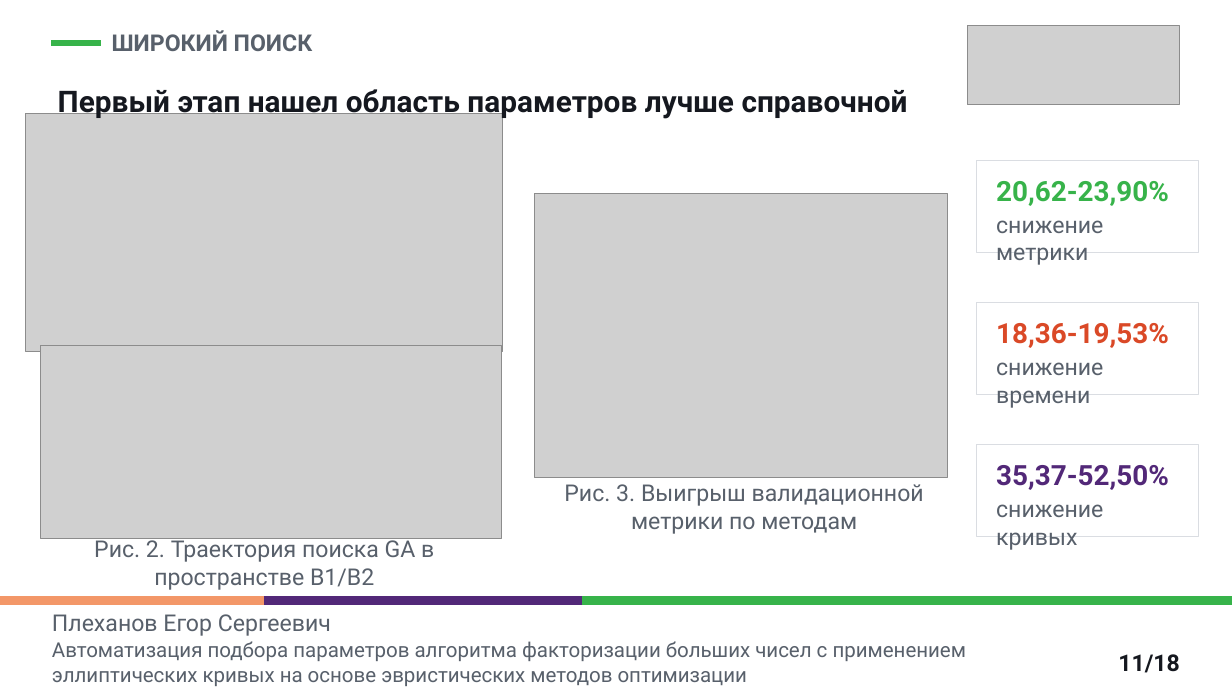
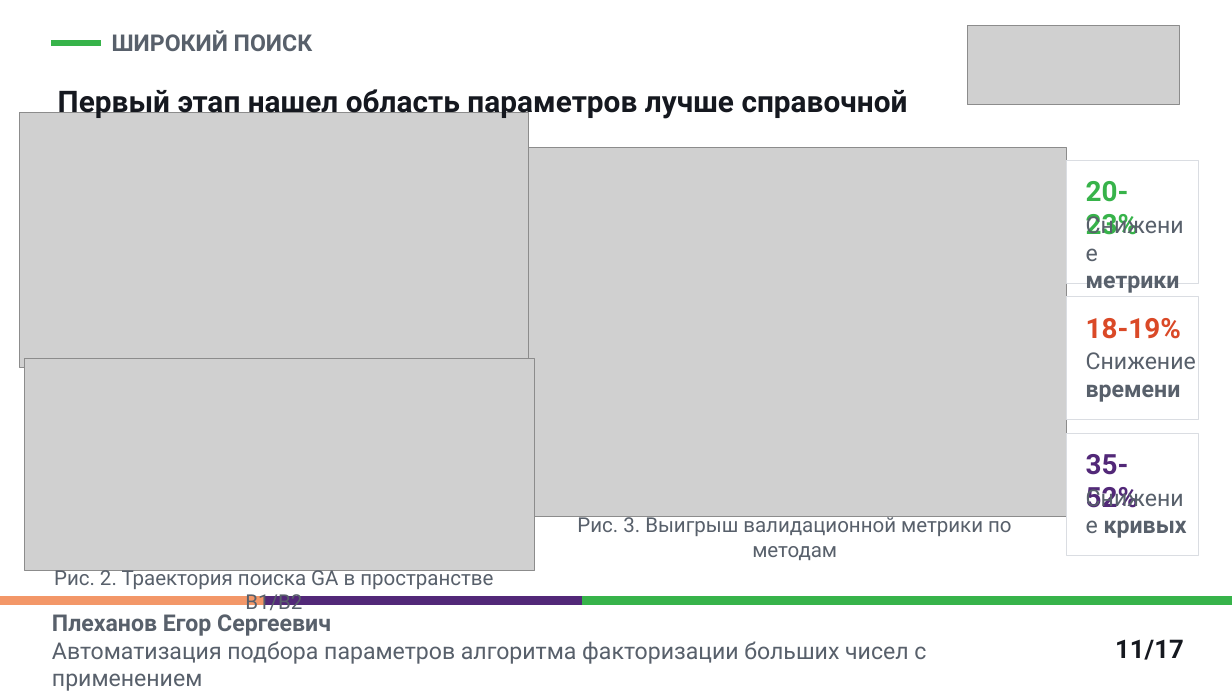
Before and after one commit to EgorPlehanov/ecm-evolutionary-optimization, a slide deck: slide 11 of REPORTS/06_thesis_defense_presentation/Plekhanov_thesis_defense_ECM_parameter_optimization_polytech.pptx. Drawn at 1232x693 pixels with LibreOffice and Linux fonts; fonts in the diff are those of the drawing; grey boxes stand for pictures. Boxes give left, top, right and bottom in pixels: in the first picture for what was removed or moved away, otherwise in the second. Text is boxed around its words. In the diff, an @@ line names an element or a change of style, - is before the commit and + after.

```diff
--- a/REPORTS/06_thesis_defense_presentation/Plekhanov_thesis_defense_ECM_parameter_optimization_polytech.pptx
+++ b/REPORTS/06_thesis_defense_presentation/Plekhanov_thesis_defense_ECM_parameter_optimization_polytech.pptx
@@ picture: place and size @@
-picture at (26,114,503,352)
+picture at (19,113,530,368)
@@ picture: place and size @@
-picture at (534,193,947,477)
+picture at (530,147,1067,517)
@@ rectangle: place and size @@
-rectangle at (977,160,1199,252)
+rectangle at (1067,160,1199,283)
@@ text at (1086,181,1139,235): text changed @@
-20,62-23,90%
+20-23%
@@ rectangle: place and size @@
-rectangle at (977,302,1199,395)
+rectangle at (1067,297,1199,420)
@@ text at (1086,275,1180,293): text changed @@
-снижение метрики
+Снижение метрики
@@ text at (1086,318,1181,339): text changed @@
-18,36-19,53%
+18-19%
@@ picture: place and size @@
-picture at (40,346,501,538)
+picture at (25,359,535,571)
@@ text at (1086,352,1196,538): text changed @@
-снижение кривых
+Снижение кривых
@@ text at (1086,384,1181,402): text changed @@
-снижение времени
+Снижение времени
@@ rectangle: place and size @@
-rectangle at (977,445,1199,537)
+rectangle at (1067,433,1199,556)
@@ text at (1086,454,1139,508): text changed @@
-35,37-52,50%
+35-52%
@@ text "Рис. 3. Выигрыш валидационной метрики ..." at (577,513,1012,560): size 18 to 16 pt @@
@@ text "Рис. 3. Выигрыш валидационной метрики ...": place and size @@
-text "Рис. 3. Выигрыш валидационной метрики ..." at (564,484,924,534)
+text "Рис. 3. Выигрыш валидационной метрики ..." at (577,513,1012,560)
@@ text "Рис. 2. Траектория поиска GA ...": place and size @@
-text "Рис. 2. Траектория поиска GA ..." at (94,536,434,590)
+text "Рис. 2. Траектория поиска GA ..." at (54,566,493,611)
@@ text "Рис. 2. Траектория поиска GA ..." at (54,566,493,611): size 18 to 16 pt @@
@@ rectangle removed at (0,597,1232,693) @@
@@ text at (52,610,331,636): paragraph added @@
+Плеханов Егор Сергеевич
@@ text "Плеханов Егор Сергеевич": place and size @@
-text "Плеханов Егор Сергеевич" at (52,641,967,686)
+text "Плеханов Егор Сергеевич" at (52,610,926,691)
@@ text removed at (52,614,331,636) @@
-Плеханов Егор Сергеевич
@@ text at (52,641,926,691): size 16 to 18 pt in "Автоматизация подбора параметров алгоритма факторизации боль ...", "эллиптических кривых на основе эвристических методов оптимиз ..." @@
@@ page number at (1115,639,1184,660): text changed; size 18 to 20 pt @@
-11/18
+11/17
```
Also in this commit, not shown: 15 other slides changed, 1 slide removed, 1 other file.
